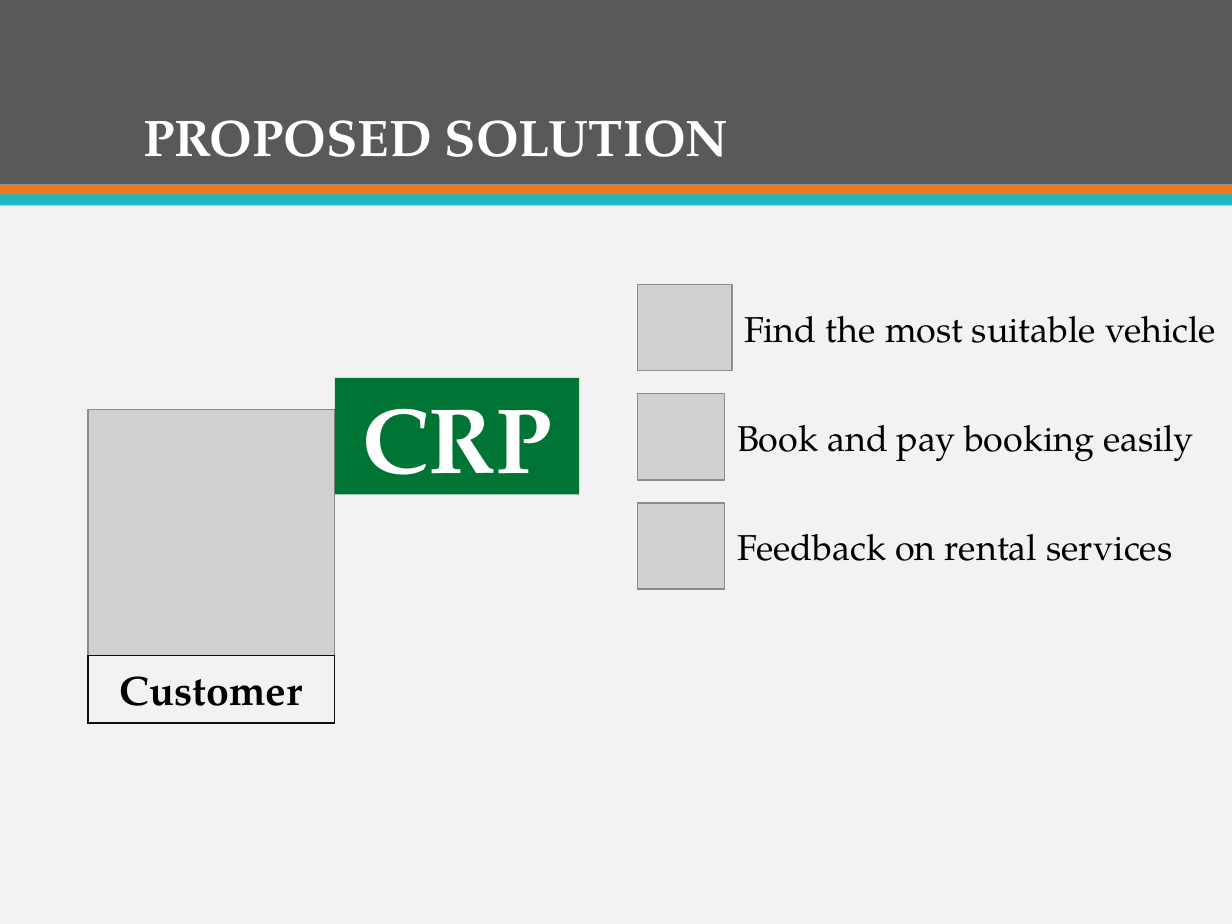
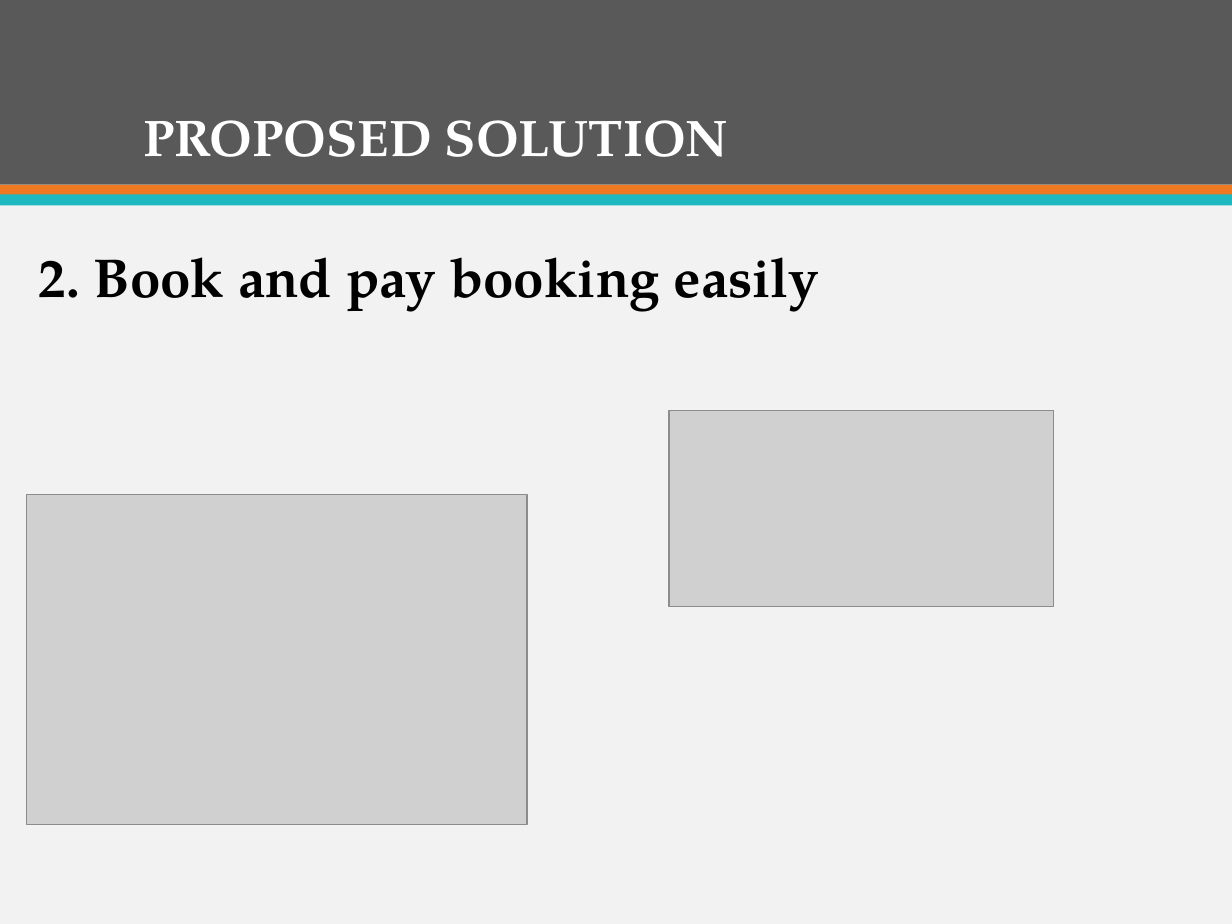
Before and after one commit to firzgard/CarRentalPortal, a slide deck: slide 13 of slide/CAR RENTAL PORTAL-Official.pptx. Drawn at 1232x924 pixels with LibreOffice and Linux fonts; fonts in the diff are those of the drawing; grey boxes stand for pictures. Boxes give left, top, right and bottom in pixels: in the first picture for what was removed or moved away, otherwise in the second. Text is boxed around its words. In the diff, an @@ line names an element or a change of style, - is before the commit and + after.

Commit message:
save

```diff
--- a/slide/CAR RENTAL PORTAL-Official.pptx
+++ b/slide/CAR RENTAL PORTAL-Official.pptx
@@ text at box(39, 257, 819, 312): text changed; size 21 to 32 pt; bold on @@
-Book and pay booking easily
+2. Book and pay booking easily
@@ picture removed at box(89, 409, 335, 655) @@
@@ picture added at box(669, 410, 1053, 606) @@
@@ picture added at box(27, 494, 527, 824) @@
@@ group removed at box(335, 285, 1216, 589): 3 pictures, 2 texts, 1 rectangle @@
-CRP
-Find the most suitable vehicle
-Feedback on rental services
@@ rectangle removed at box(87, 655, 334, 723) @@
-Customer
```
Also in this commit, not shown: 3 other slides changed, 11 slides added, 1 slide removed.
